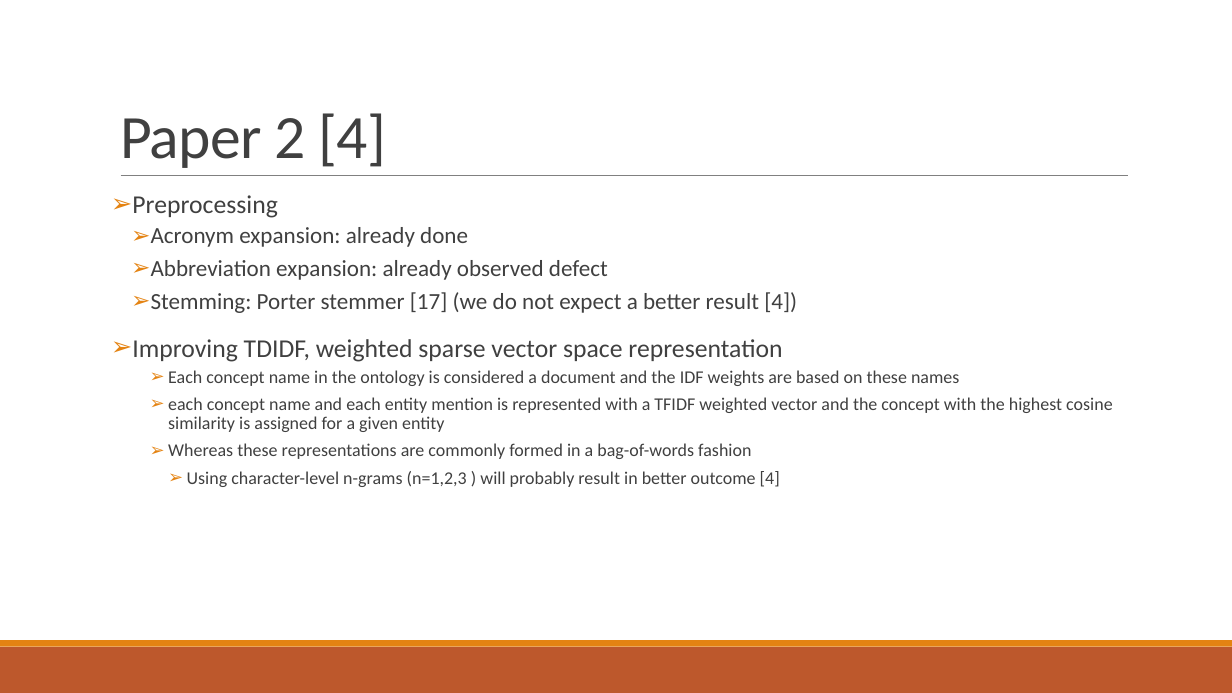
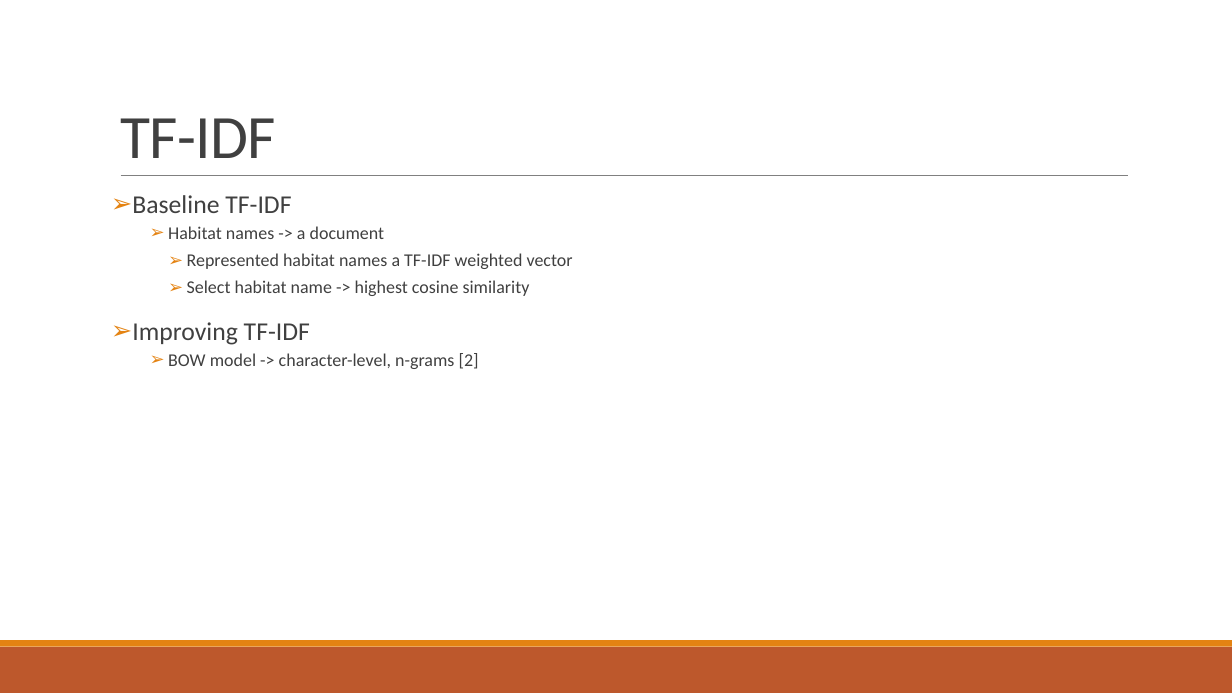
Before and after one commit to abdullahyldz/Cmpe493TermProject, a slide deck: slide 16 of Slides/Combined.pptx (slide 17 before the commit). Drawn at 1232x693 pixels with LibreOffice and Linux fonts; fonts in the diff are those of the drawing. Boxes give left, top, right and bottom in pixels: in the first picture for what was removed or moved away, otherwise in the second. Text is boxed around its words. In the diff, an @@ line names an element or a change of style, - is before the commit and + after.

```diff
--- a/Slides/Combined.pptx
+++ b/Slides/Combined.pptx
@@ title at [120,118,276,158]: text changed @@
-Paper 2 [4]
+TF-IDF
@@ text at [132,195,573,369]: text changed @@
-➢ Preprocessing
-  ➢ Acronym expansion: already done
-  ➢ Abbreviation expansion: already observed defect
-  ➢ Stemming: Porter stemmer [17] (we do not expect a better result [4])
-➢ Improving TDIDF, weighted sparse vector space representation
-    ➢ Each concept name in the ontology is considered a document and the IDF weights are based on these names
-    ➢ each concept name and each entity mention is represented with a TFIDF weighted vector and the concept with the highest cosine similarity is assigned for a given entity
-    ➢ Whereas these representations are commonly formed in a bag-of-words fashion
-      ➢ Using character-level n-grams (n=1,2,3 ) will probably result in better outcome [4]
+➢ Baseline TF-IDF
+    ➢ Habitat names -> a document
+      ➢ Represented habitat names a TF-IDF weighted vector
+      ➢ Select habitat name -> highest cosine similarity
+➢ Improving TF-IDF
+    ➢ BOW model -> character-level, n-grams [2]
```
Also in this commit, not shown: 14 other slides changed, 2 slides removed, 1 other file.
